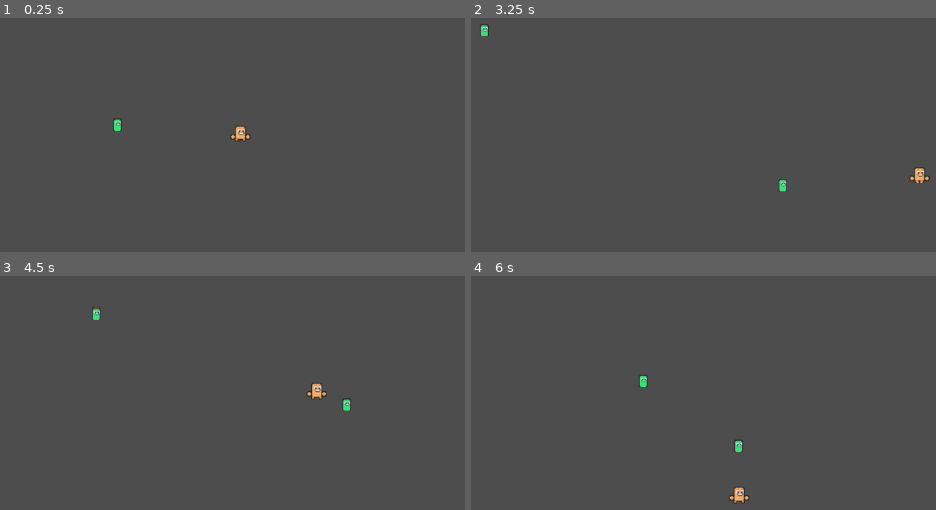
Above: before the commit, frames 1-4 (two rows, left to right).
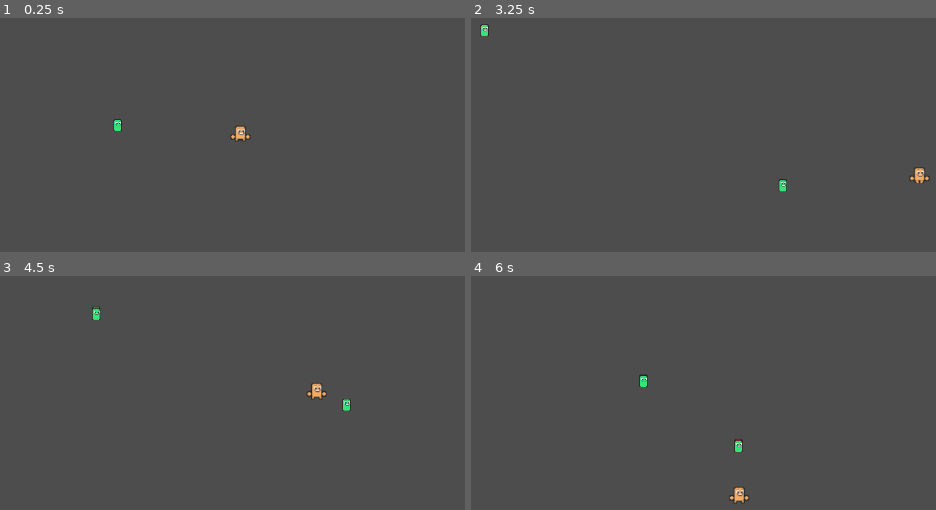
Above: after the commit, the same moments.

Repository: Aartwoo0/fgj24_laughgame
Game: Godot game, scene res://Scenes/main.tscn
Two runs of this game, one before a commit and one after it. Both use one fixed random seed, a clock stepped at 60 frames per second and the inputs below.
Inputs:
- Up to frame 1 (0.25 s): no input
- Up to frame 2 (3.25 s): hold D (move_right) 0.53-1.28 s; hold S (move_down) 1.28-2.03 s; hold D (move_right) 2.03-2.78 s; hold W (move_up) from 2.78 s (still down)
- Up to frame 3 (4.5 s): release W (move_up) at 3.53 s; hold A (move_left) from 3.53 s (still down)
- Up to frame 4 (6 s): tap Enter at 5 s; release A (move_left) at 5.03 s; hold S (move_down) 5.03-5.78 s; hold D (move_right) from 5.78 s (still down)

The runs differ from the first frame. In frame 1, less than 0.1% of the frame differs, in the area x 24-27%, y 42-49%; in frame 2, less than 0.1%; in frame 3, less than 0.1%, in the area x 20-76%, y 13-58%; in frame 4, less than 0.1%.

Commit message:
better Texture

Diff:
--- a/Scenes/Components/enemy.tscn
+++ b/Scenes/Components/enemy.tscn
@@ -81,11 +81,13 @@
 }]
 
 [node name="Enemy" type="Area2D"]
+texture_filter = 1
 script = ExtResource("1_xc4sj")
 
 [node name="AngrySkin" type="AnimatedSprite2D" parent="."]
 sprite_frames = SubResource("SpriteFrames_vo8tx")
 autoplay = "default"
+frame_progress = 0.719817
 
 [node name="Shape" type="CollisionShape2D" parent="."]
 position = Vector2(0, 8)
@@ -94,4 +96,4 @@
 
 [node name="Happy" type="AnimatedSprite2D" parent="."]
 sprite_frames = SubResource("SpriteFrames_sjhj3")
-frame_progress = 0.387619
+frame_progress = 0.898543
Not shown: 1 places in Scenes/main.tscn that only renumber resources
